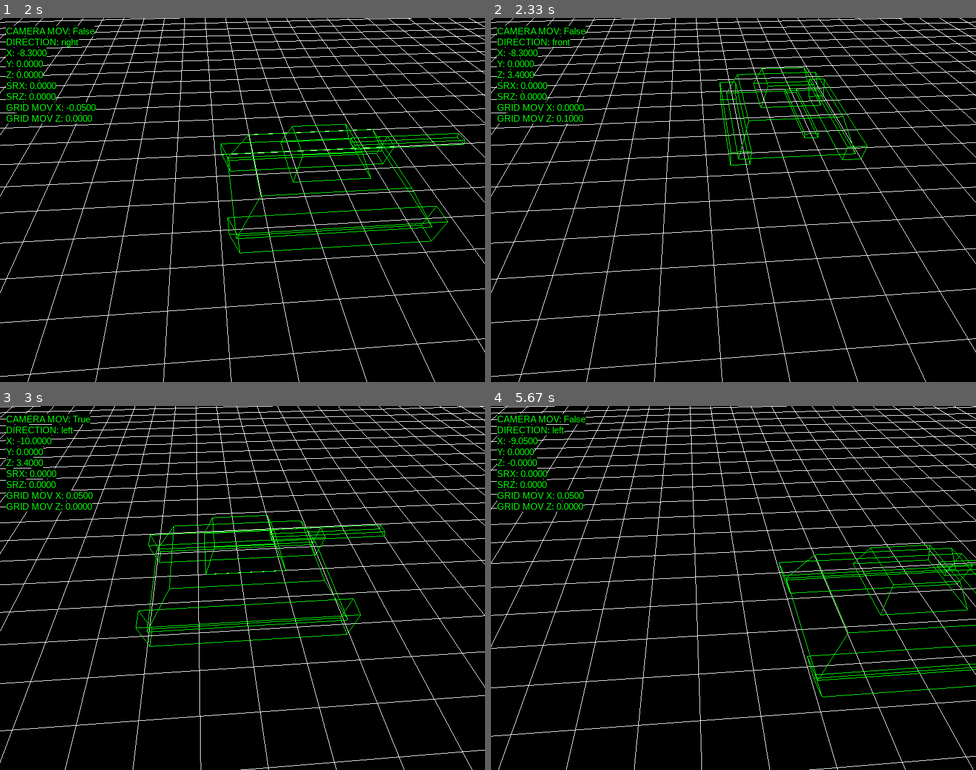
Above: before the commit, frames 1-4 (two rows, left to right).
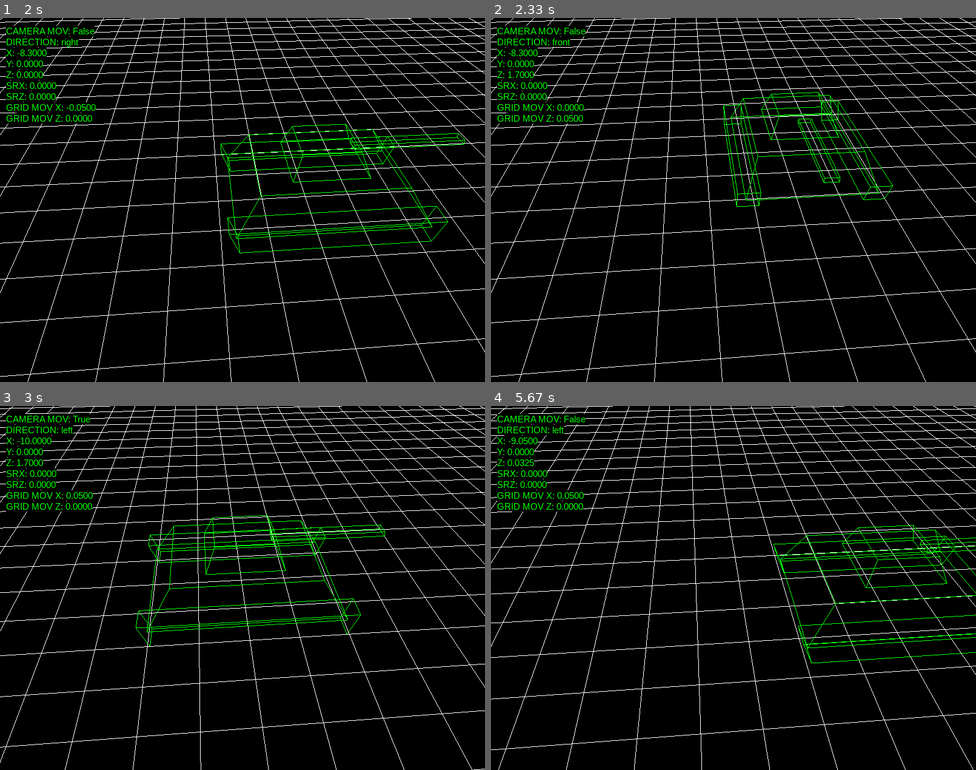
Above: after the commit, the same moments.

Repository: antonioam82/tank_controller
Game: pygame game, started from tank_demo_v.py
Two runs of this game, one before a commit and one after it. Both use one fixed random seed, a clock stepped at 60 frames per second and the inputs below.
Inputs:
- Up to frame 1 (2 s): hold L 0.33-0.8 s; hold Right 0.33-0.8 s; tap T at 0.83 s; tap F at 1.17 s; hold Right 1.5-1.97 s; tap S at 1.65 s
- Up to frame 2 (2.33 s): hold Up 2-2.3 s; tap V at 2.15 s
- Up to frame 3 (3 s): hold Right 2.33-2.8 s; tap C at 2.48 s; hold Left from 2.83 s (still down); tap S at 2.98 s
- Up to frame 4 (5.67 s): release Left at 3.37 s; hold Down 3.4-3.7 s; tap V at 3.55, 4.72 s; hold Left 3.73-4.13 s; tap C at 3.88, 5.38 s; hold Up 4.17-4.53 s; tap S at 4.32 s; hold Right 4.57-5.2 s; hold Down 5.23-5.6 s; hold Left from 5.63 s (still down)

Frame 1 is identical in both runs. In frame 2, 1.1% of the frame differs, in the area x 3-83%, y 13-52%; in frame 3, 5.8%; in frame 4, 7.7%, in the area x 0-100%, y 0-100%.

Commit message:
Parada progresiva para eje 'Z', completada

Diff:
--- a/tank_demo_v.py
+++ b/tank_demo_v.py
@@ -171,14 +171,14 @@
                     running = False
 
                 elif e.key == K_UP:
-                    grid_mov_z = 0.1000 #0.05
+                    grid_mov_z = 0.0500
                     grid_mov_x = 0.0000
                     model_angle = 180
                     direction = 'front'
                     stop_rate_x = stop_rate_z = 0.0000
 
                 elif e.key == K_DOWN:
-                    grid_mov_z = -0.10000 #-0.05
+                    grid_mov_z = -0.0500 #-0.10000
                     grid_mov_x = 0.0000
                     model_angle = 0
                     direction = 'back'
@@ -219,6 +219,7 @@
 
                 elif e.key == K_l:
                        x = y = z = 0.0
+                       stop_rate_x = stop_rate_z = 0.0000
                        grid_mov_x = grid_mov_z = 0.0
                        model_angle = 180
                        y_tower = 0.0
@@ -289,14 +290,15 @@
         else:
             grid_mov_z = 0.0'''
 
-        #print(f'GRID X: {grid_mov_x} GRID Z: {grid_mov_z}')
-        #if grid_mov_z > 0.0000 or grid_mov_z < 0.0000:
         #FRENADA PROGRESIVA PARA MOVIMIENTO HACIA ADELANTE
-        if grid_mov_z > 0.0000:
+
+        if grid_mov_z > 0.0000 and direction == 'front':
             grid_mov_z -= stop_rate_z
 
-        #if grid_mov_z < 0.0000:
-            #grid_mov_z += stop_rate_z
+        if grid_mov_z < 0.0000 and direction == 'back':
+            grid_mov_z += stop_rate_z
+
+        ##################################################
 
         x += grid_mov_x
         z += grid_mov_z
